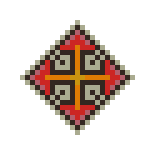
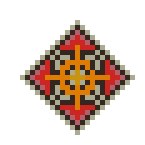
Revision of a layered 145px x 145px image; what changed, layer by layer:
painted on "Background" over left=60, top=60, right=95, bottom=95
